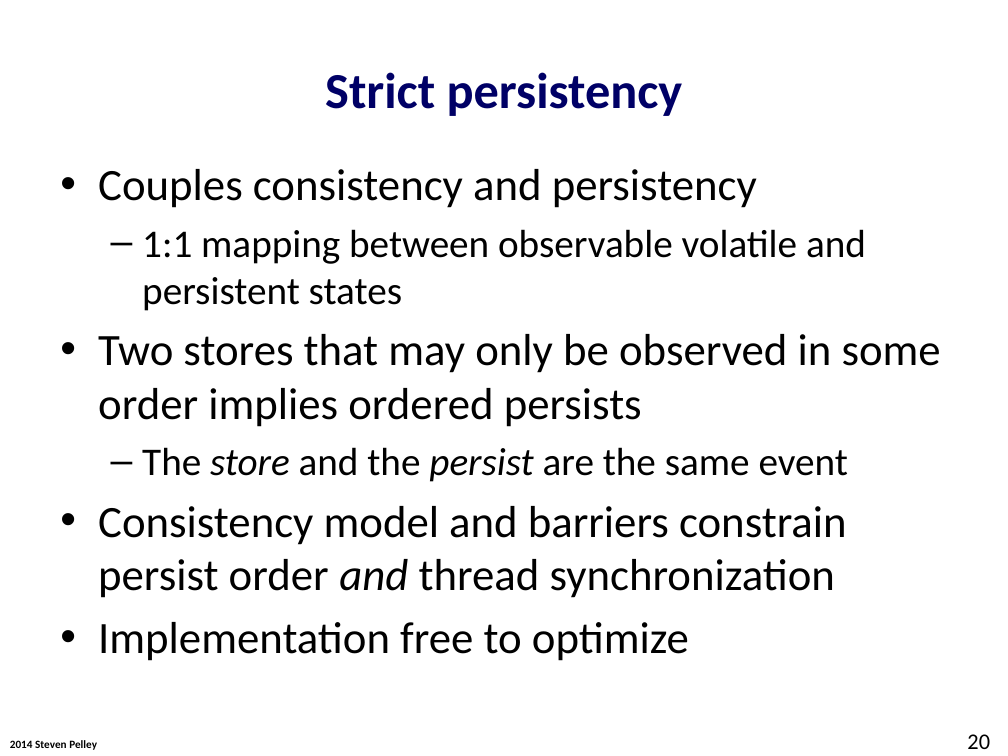
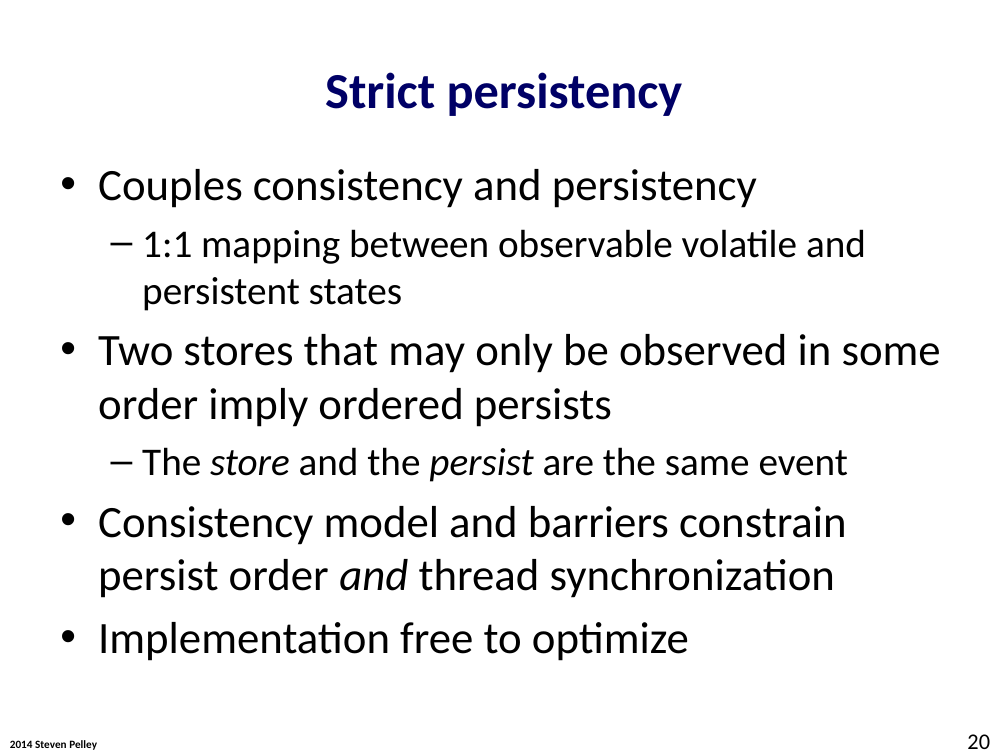
Before and after one commit to Abulila/dissertation, a slide deck: slide 20 of proposal/defense.pptx. Drawn at 1008x756 pixels with LibreOffice and Linux fonts; fonts in the diff are those of the drawing; background and template pictures are left out. Boxes give left, top, right and bottom in pixels: in the first picture for what was removed or moved away, otherwise in the second. Text is boxed around its words. In the diff, an @@ line names an element or a change of style, - is before the commit and + after.

```diff
--- a/proposal/defense.pptx
+++ b/proposal/defense.pptx
@@ text at (x1=98, y1=334, x2=941, y2=427): text changed @@
-• Two stores that may only be observed in some order implies ordered persists
+• Two stores that may only be observed in some order imply ordered persists
```
Also in this commit, not shown: 24 other slides changed, 1 slide removed.
